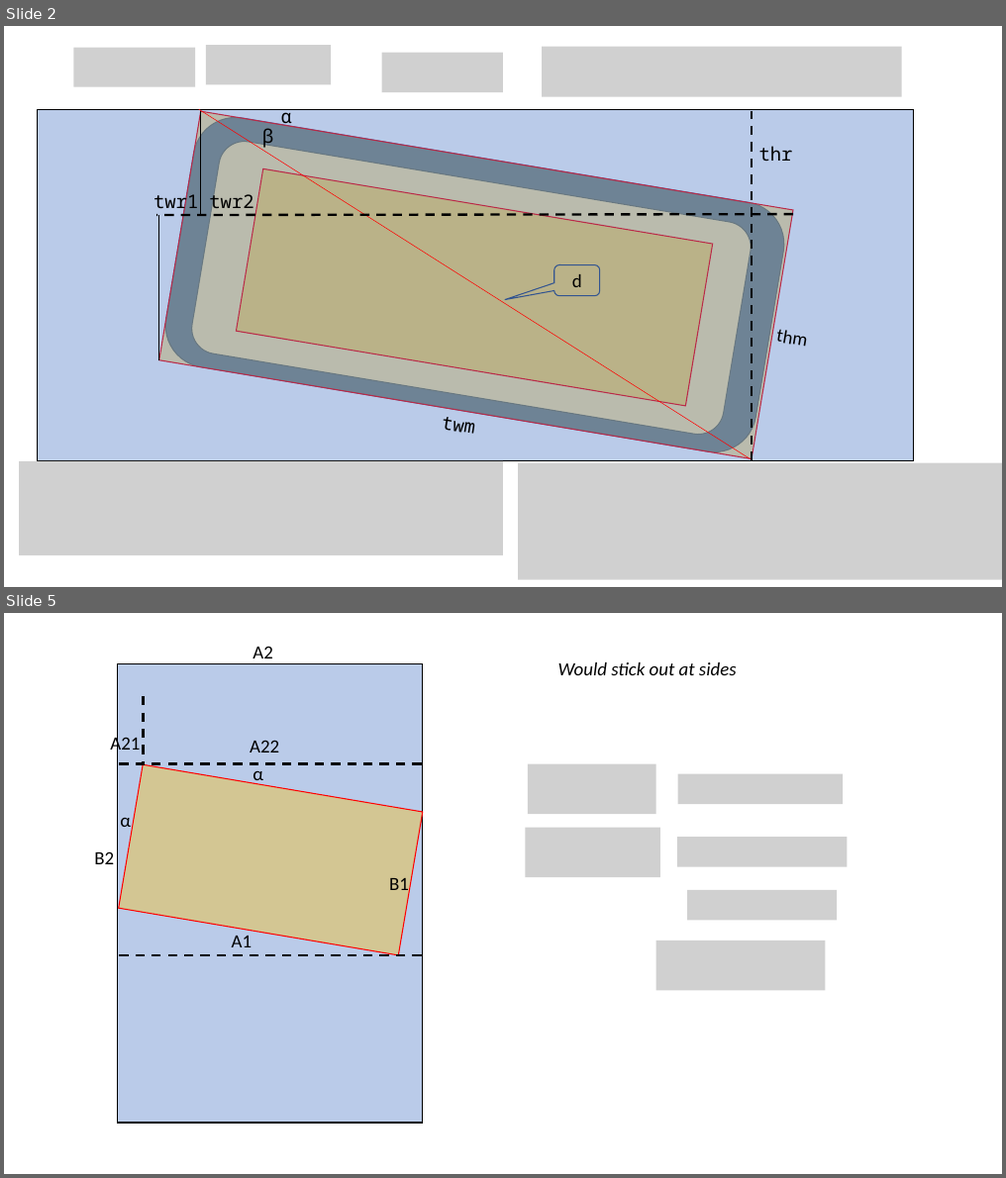
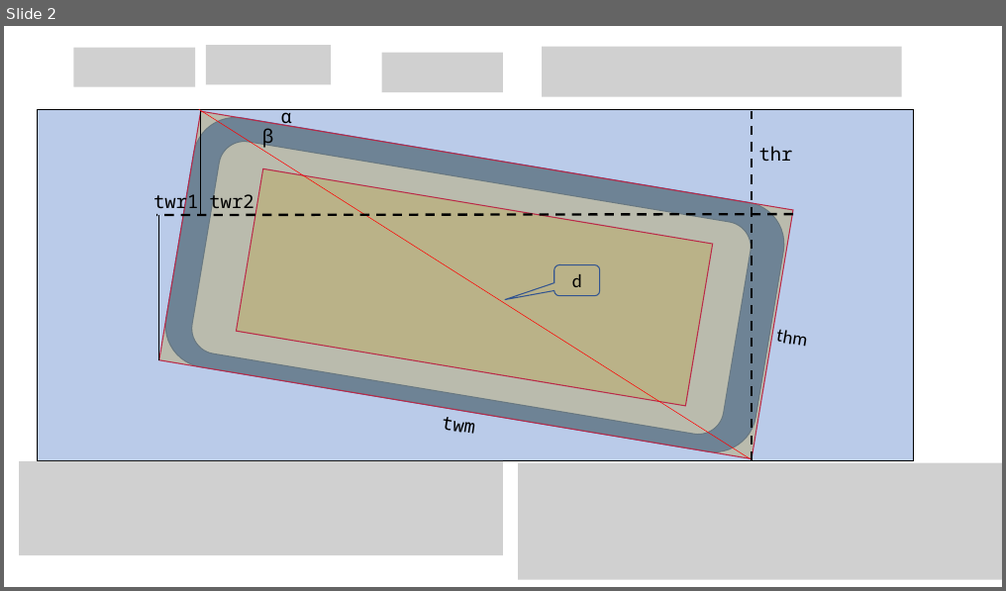
Before and after one commit to joachimneumann/Truth-O-Meter, a slide deck: rectangleRotation.pptx. Shown one above the other, each under a label of ours: slides 2 and 5 before the commit, slide 2 after it; the slides between them are not shown. The pictures are 1006x1178 and 1006x591 pixels, drawn with LibreOffice and Linux fonts; fonts in the diff are those of the drawing; grey boxes stand for pictures. Boxes give left, top, right and bottom in pixels: in the first picture for what was removed or moved away, otherwise in the second. Text is boxed around its words. In the diff, an @@ line names an element or a change of style, - is before the commit and + after.

```diff
--- a/rectangleRotation.pptx
+++ b/rectangleRotation.pptx
@@ slide 5 removed at [4, 613, 1002, 1174], background #FFFFFF @@
@@ rectangle removed at [118, 664, 423, 1124] @@
@@ text removed at [252, 646, 272, 659] @@
-A2
@@ text removed at [558, 663, 737, 675] @@
-Would stick out at sides
@@ line removed from (144, 696) to (144, 762) @@
@@ text removed at [110, 734, 140, 755] @@
-A21
@@ text removed at [250, 740, 279, 753] @@
-A22
@@ line removed from (422, 764) to (117, 764) @@
@@ rectangle removed at [119, 764, 423, 956] @@
@@ text removed at [252, 764, 263, 785] @@
-α
@@ picture removed at [528, 764, 656, 814] @@
@@ picture removed at [678, 774, 843, 804] @@
@@ text removed at [120, 818, 131, 827] @@
-α
@@ picture removed at [525, 828, 660, 878] @@
@@ picture removed at [677, 837, 846, 866] @@
@@ text removed at [94, 852, 114, 864] @@
-B2
@@ text removed at [389, 878, 409, 895] @@
-B1
@@ picture removed at [687, 890, 838, 920] @@
@@ text removed at [232, 936, 252, 948] @@
-A1
@@ line removed from (422, 956) to (117, 956) @@
@@ picture removed at [656, 941, 826, 991] @@
```
Also in this commit, not shown: 2 slides changed, 2 other slides removed.
